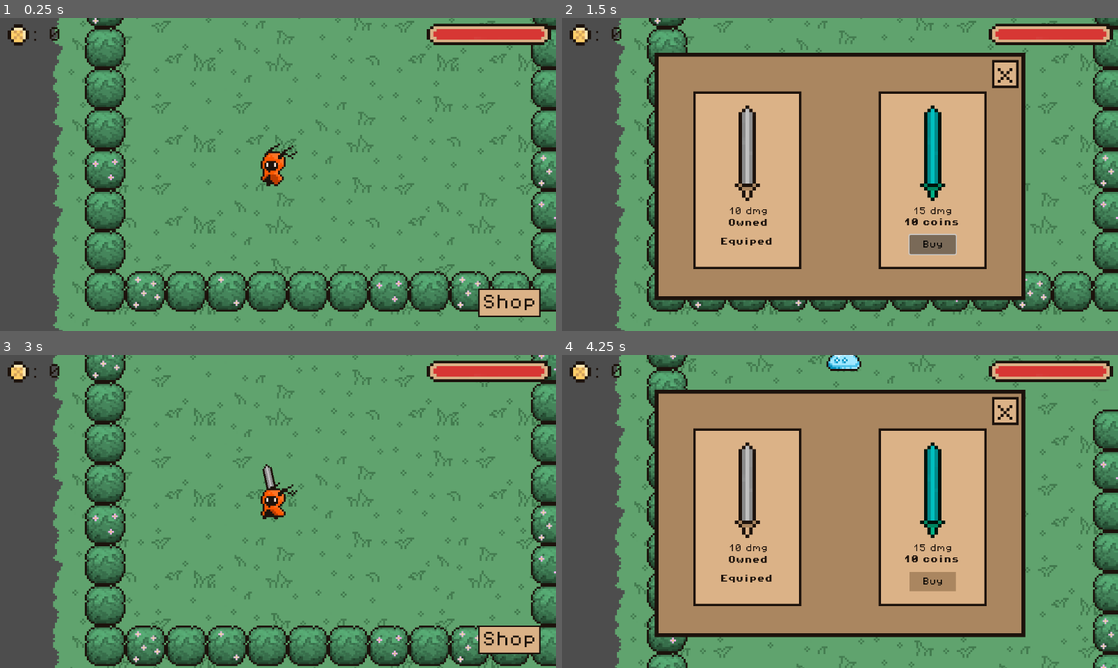
Above: before the commit, frames 1-4 (two rows, left to right).
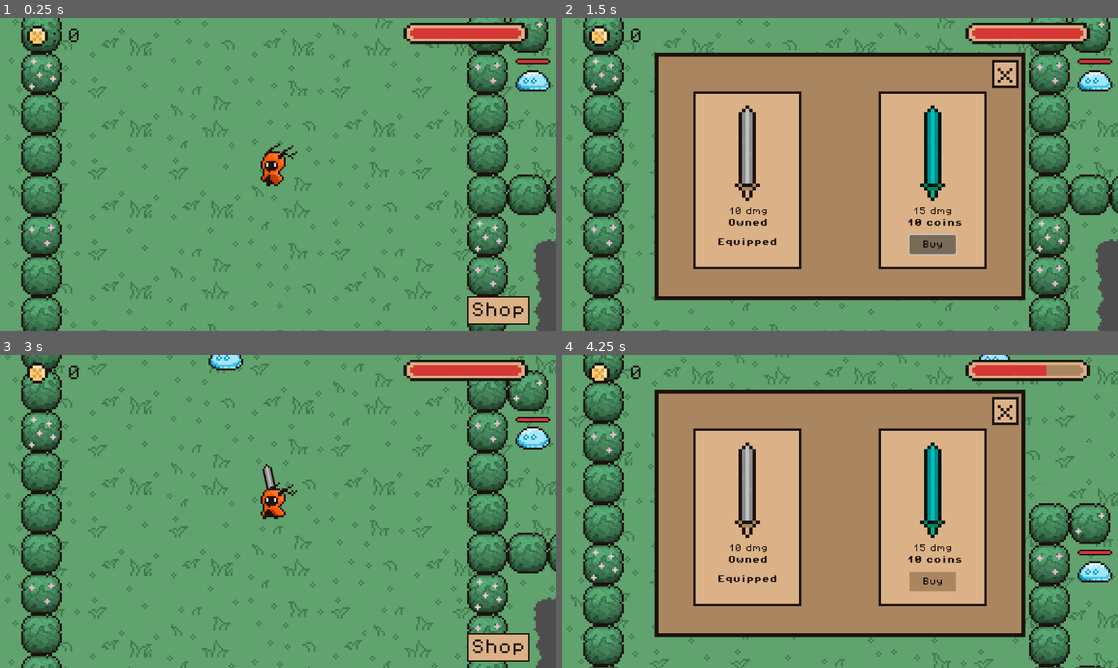
Above: after the commit, the same moments.

Repository: hakalochka/game2
Game: Godot game, scene res://scenes/game.tscn
Two runs of this game, one before a commit and one after it. Both use one fixed random seed, a clock stepped at 60 frames per second and the inputs below.
Inputs (mouse positions are in pixels of both pictures, inside the frame that each line leads up to):
- Up to frame 1 (0.25 s): no input
- Up to frame 2 (1.5 s): click "Shop" at 0.5 s; click "Buy" at 1.25 s
- Up to frame 3 (3 s): click "x" at 2 s; move the mouse to (250, 574) at 2.77 s; hold W (up) from 2.78 s (still down); click (250, 574) at 2.85 s
- Up to frame 4 (4.25 s): keep holding W (up); tap X (shop) at 3.02, 3.77 s; move the mouse to (1006, 558) at 3.52 s; click (1006, 558) at 3.6 s

The runs differ from the first frame. In frame 1, 36% of the frame differs, in the area x 0-100%, y 0-100%; in frame 2, 26%; in frame 3, 37%; in frame 4, 22%.

Commit message:
some fixes

Diff:
--- a/scenes/game.tscn
+++ b/scenes/game.tscn
@@ -136,10 +136,10 @@
 anchors_preset = 1
 anchor_left = 1.0
 anchor_right = 1.0
-offset_left = -268.0
-offset_top = 12.0
-offset_right = -10.0
-offset_bottom = 45.0
+offset_left = -316.0
+offset_top = 10.0
+offset_right = -58.0
+offset_bottom = 43.0
 grow_horizontal = 0
 scale = Vector2(1, 1.32)
 nine_patch_stretch = true
@@ -149,7 +149,7 @@
 player = NodePath("../../../Player")
 
 [node name="Sprite2D" type="Sprite2D" parent="GameManager/UI"]
-position = Vector2(37.9998, 35)
+position = Vector2(77.6251, 37.6251)
 scale = Vector2(6.1786, 6.1786)
 texture = ExtResource("9_nrgv6")
 
@@ -157,20 +157,20 @@
 visible = false
 
 [node name="coins" type="Label" parent="GameManager/UI"]
-offset_left = 63.0
-offset_top = 19.0
-offset_right = 127.0
-offset_bottom = 51.0
+offset_left = 102.625
+offset_top = 21.6251
+offset_right = 166.625
+offset_bottom = 53.6251
 theme_override_colors/font_color = Color(0.109804, 0.0705882, 0.0470588, 1)
 theme_override_fonts/font = ExtResource("8_ys2nx")
 theme_override_font_sizes/font_size = 32
 text = ": 0"
 
 [node name="shop_btn" type="Button" parent="GameManager/UI"]
-offset_left = 991.0
-offset_top = 560.0
-offset_right = 1120.0
-offset_bottom = 619.0
+offset_left = 968.0
+offset_top = 576.0
+offset_right = 1097.0
+offset_bottom = 635.0
 theme_override_colors/font_disabled_color = Color(0, 0, 0, 1)
 theme_override_colors/font_hover_pressed_color = Color(0, 0, 0, 1)
 theme_override_colors/font_hover_color = Color(0, 0, 0, 1)
@@ -213,7 +213,7 @@
 
 [node name="Player" parent="." instance=ExtResource("1_sdlff")]
 unique_name_in_owner = true
-position = Vector2(-216, 103)
+position = Vector2(-183, 69)
 
 [node name="Camera2D" type="Camera2D" parent="Player"]
 position = Vector2(1, -6)
@@ -222,13 +222,13 @@
 
 [node name="Enemies" type="Node" parent="."]
 
-[node name="slime" parent="Enemies" instance=ExtResource("4_mxwuj")]
-position = Vector2(-215, -169)
-
 [node name="slime2" parent="Enemies" instance=ExtResource("4_mxwuj")]
-position = Vector2(-45, -225)
+position = Vector2(-104, -218)
 
 [node name="slime3" parent="Enemies" instance=ExtResource("4_mxwuj")]
 position = Vector2(-52, -108)
 
+[node name="slime4" parent="Enemies" instance=ExtResource("4_mxwuj")]
+position = Vector2(-211, -149)
+
 [connection signal="pressed" from="GameManager/UI/shop_btn" to="GameManager" method="_on_shop_btn_pressed"]
--- a/scenes/player.tscn
+++ b/scenes/player.tscn
@@ -355,22 +355,10 @@
 tracks/2/type = "value"
 tracks/2/imported = false
 tracks/2/enabled = true
-tracks/2/path = NodePath("AnimatedSprite2D:flip_h")
+tracks/2/path = NodePath("Weapon:z_index")
 tracks/2/interp = 1
 tracks/2/loop_wrap = true
 tracks/2/keys = {
-"times": PackedFloat32Array(0),
-"transitions": PackedFloat32Array(1),
-"update": 1,
-"values": [false]
-}
-tracks/3/type = "value"
-tracks/3/imported = false
-tracks/3/enabled = true
-tracks/3/path = NodePath("Weapon:z_index")
-tracks/3/interp = 1
-tracks/3/loop_wrap = true
-tracks/3/keys = {
 "times": PackedFloat32Array(0),
 "transitions": PackedFloat32Array(1),
 "update": 1,
--- a/scenes/shop.tscn
+++ b/scenes/shop.tscn
@@ -67,13 +67,13 @@
 
 [node name="equiped" type="Label" parent="sword1"]
 layout_mode = 0
-offset_left = 56.0
-offset_top = 303.0
-offset_right = 168.0
-offset_bottom = 327.0
-theme_override_colors/font_color = Color(0.109804, 0.0705882, 0.0470588, 1)
-theme_override_fonts/font = ExtResource("2_xp4t6")
-text = "Equiped"
+offset_left = 50.0
+offset_top = 304.0
+offset_right = 174.0
+offset_bottom = 328.0
+theme_override_colors/font_color = Color(0.109804, 0.0705882, 0.0470588, 1)
+theme_override_fonts/font = ExtResource("2_xp4t6")
+text = "Equipped"
 
 [node name="dmg" type="Label" parent="sword1"]
 layout_mode = 0
@@ -150,10 +150,10 @@
 
 [node name="info2" type="Label" parent="sword2"]
 layout_mode = 0
-offset_left = 51.0
-offset_top = 263.0
-offset_right = 167.0
-offset_bottom = 286.0
+offset_left = 58.0
+offset_top = 264.0
+offset_right = 174.0
+offset_bottom = 287.0
 theme_override_colors/font_color = Color(0.109804, 0.0705882, 0.0470588, 1)
 theme_override_fonts/font = ExtResource("2_xp4t6")
 text = "10 coins"
@@ -162,13 +162,13 @@
 [node name="equiped2" type="Label" parent="sword2"]
 visible = false
 layout_mode = 0
-offset_left = 59.0
+offset_left = 52.0
 offset_top = 303.0
-offset_right = 167.0
+offset_right = 176.0
 offset_bottom = 327.0
 theme_override_colors/font_color = Color(0.109804, 0.0705882, 0.0470588, 1)
 theme_override_fonts/font = ExtResource("2_xp4t6")
-text = "Equiped"
+text = "Equipped"
 
 [node name="dmg2" type="Label" parent="sword2"]
 layout_mode = 0
--- a/scripts/player.gd
+++ b/scripts/player.gd
@@ -1,7 +1,7 @@
 class_name Player
 extends CharacterBody2D
 
-@export var speed: int = 45
+@export var speed: int = 55
 @onready var animated_sprite: AnimatedSprite2D = $AnimatedSprite2D
 @onready var animation: AnimationPlayer = $AnimationPlayer
 @onready var hurt_box: Area2D = $hurtBox
@@ -132,7 +132,7 @@
 
 func _on_hurt_box_area_entered(area: Area2D) -> void:
 	if area.is_in_group("enemy_attack"):
-		currentHealth -= 30
+		currentHealth -= 35
 		healthChanged.emit()
 
 		get_node("AnimatedSprite2D").modulate = Color(1, 0.3, 0.3)
